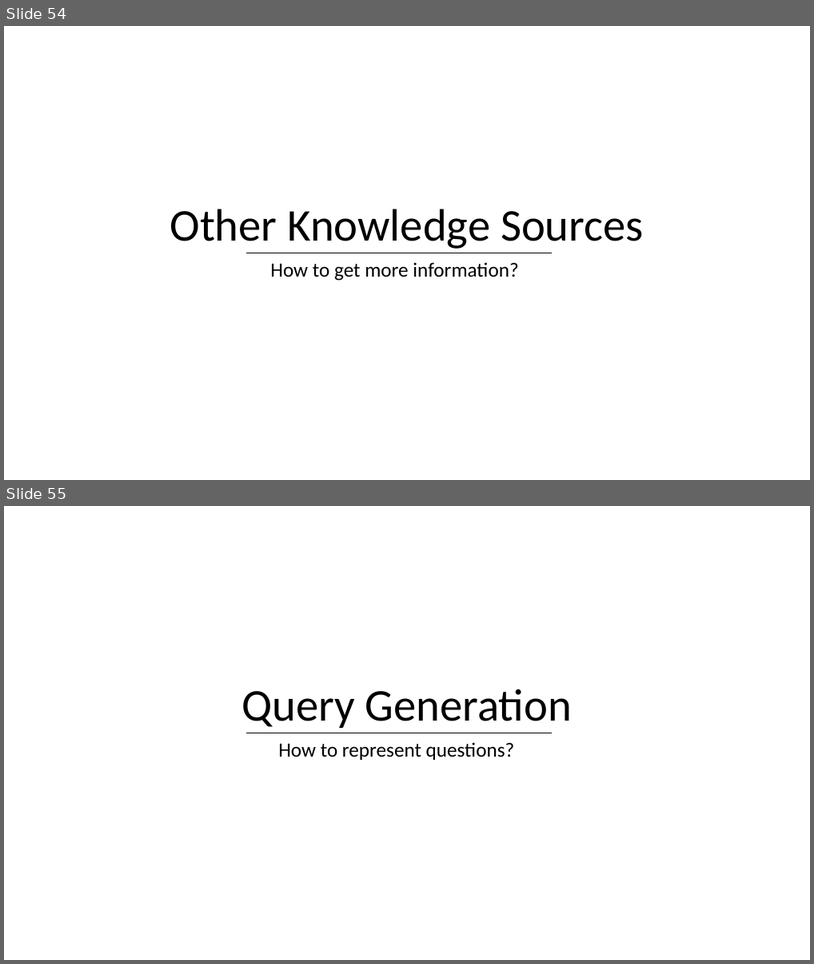
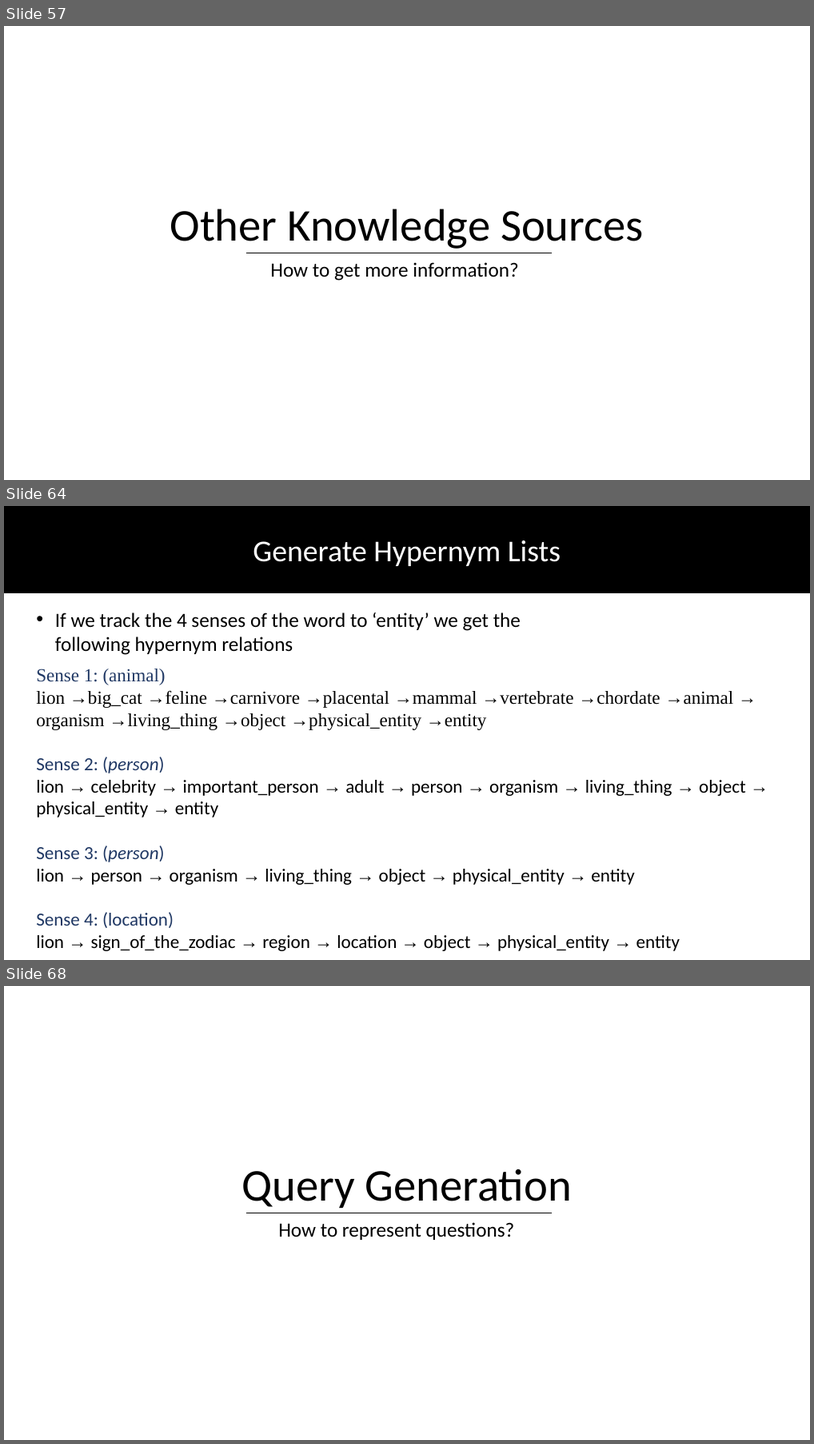
Before and after one commit to DhruvaPendharkar/thesis-project, a slide deck: Notes/ThesisPresentation.pptx. Shown one above the other, each under a label of ours: slides 54 and 55 before the commit, slides 57, 64 and 68 after it; the slides between them are not shown. The pictures are 814x964 and 814x1444 pixels, drawn with LibreOffice and Linux fonts; fonts in the diff are those of the drawing. Boxes give left, top, right and bottom in pixels: in the first picture for what was removed or moved away, otherwise in the second. Text is boxed around its words. In the diff, an @@ line names an element or a change of style, - is before the commit and + after.

```diff
--- a/Notes/ThesisPresentation.pptx
+++ b/Notes/ThesisPresentation.pptx
@@ slide 64 added at bbox=[4, 506, 810, 960], background #FFFFFF @@
@@ rectangle added at bbox=[4, 506, 810, 592], fill #000000, outline #000000 1 pt @@
@@ text added at bbox=[253, 540, 561, 566], 36 pt, text #FFFFFF @@
+Generate Hypernym Lists
@@ text added at bbox=[55, 612, 521, 655], 24 pt, text #000000 @@
+• If we track the 4 senses of the word to ‘entity’ we get the following hypernym relations
@@ text added at bbox=[36, 668, 746, 951], 22 pt, text #000000 @@
+Sense 1: (animal)
+lion →big_cat →feline →carnivore →placental →mammal →vertebrate →chordate →animal → organism →living_thing →object →physical_entity →entity
+Sense 2: (person)
+lion → celebrity → important_person → adult → person → organism → living_thing → object → physical_entity → entity
+Sense 3: (person)
+lion → person → organism → living_thing → object → physical_entity → entity
+Sense 4: (location)
+lion → sign_of_the_zodiac → region → location → object → physical_entity → entity
@@ what was slide 54 is now slide 57 @@
@@ what was slide 55 is now slide 68 @@
```
Also in this commit, not shown: 1 slide changed, 14 other slides added, 2 slides removed.
